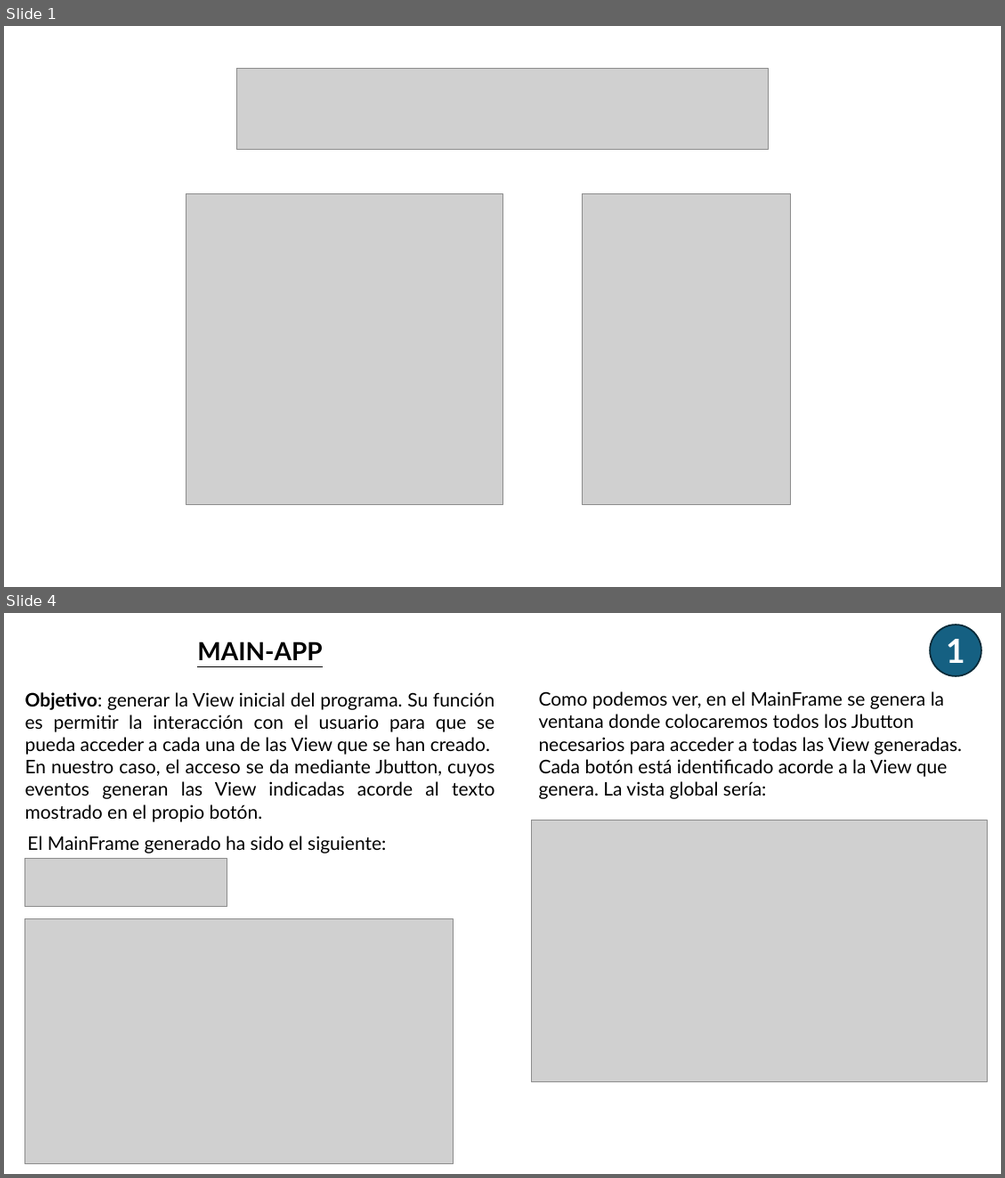
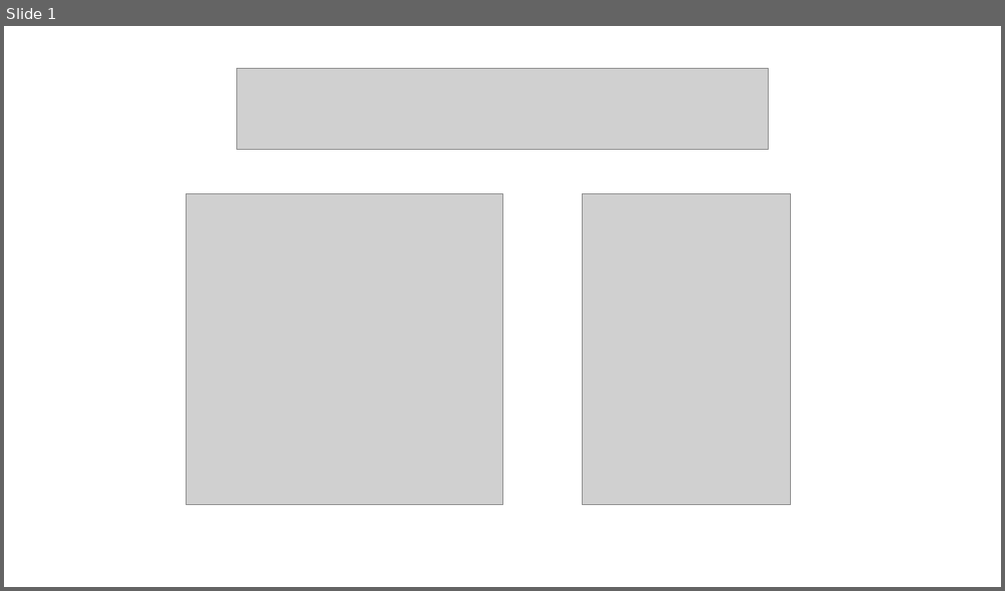
Before and after one commit to AchillesD9-Alex/-2024-Java-Angular-Bootcamp, a slide deck: [JAVA]/C5/TA26/ta26.pptx. Shown one above the other, each under a label of ours: slides 1 and 4 before the commit, slide 1 after it; the slides between them are not shown. The pictures are 1005x1178 and 1005x591 pixels, drawn with LibreOffice and Linux fonts; fonts in the diff are those of the drawing; grey boxes stand for pictures. Boxes give left, top, right and bottom in pixels: in the first picture for what was removed or moved away, otherwise in the second. Text is boxed around its words. In the diff, an @@ line names an element or a change of style, - is before the commit and + after.

```diff
--- a/[JAVA]/C5/TA26/ta26.pptx
+++ b/[JAVA]/C5/TA26/ta26.pptx
@@ slide 4 removed at [4, 613, 1001, 1174], background #FFFFFF @@
@@ ellipse removed at [930, 625, 981, 676] @@
-1
@@ text removed at [25, 641, 494, 822] @@
-MAIN-APP
-Objetivo: generar la View inicial del programa. Su función es permitir la interacción con el usuario para que se pueda acceder a cada una de las View que se han creado.
-En nuestro caso, el acceso se da mediante Jbutton, cuyos eventos generan las View indicadas acorde al texto mostrado en el propio botón.
@@ text removed at [539, 691, 962, 799] @@
-Como podemos ver, en el MainFrame se genera la ventana donde colocaremos todos los Jbutton necesarios para acceder a todas las View generadas.
-Cada botón está identificado acorde a la View que genera. La vista global sería:
@@ picture removed at [531, 819, 987, 1081] @@
@@ text removed at [27, 835, 386, 853] @@
-El MainFrame generado ha sido el siguiente:
@@ picture removed at [25, 859, 226, 907] @@
@@ picture removed at [25, 919, 453, 1164] @@
```
Also in this commit, not shown: 3 slides added, 6 other slides removed, 3 other files.
